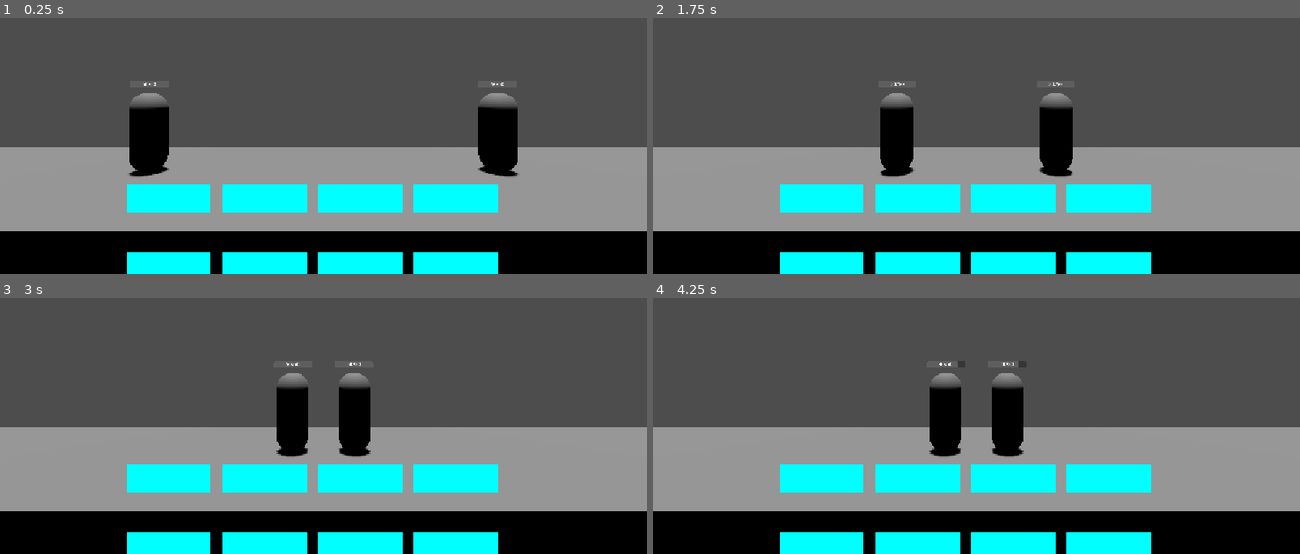
Above: before the commit, frames 1-4 (two rows, left to right).
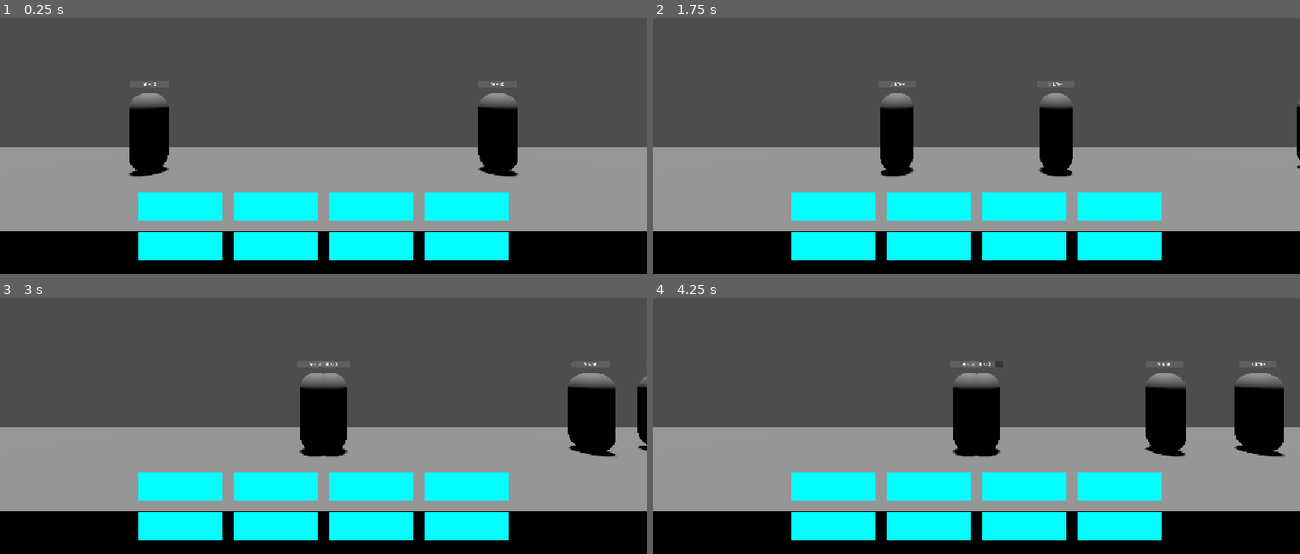
Above: after the commit, the same moments.

Repository: sheepdotcom/tbb-recreation
Game: Godot game, scene res://main.tscn
Two runs of this game, one before a commit and one after it. Both use one fixed random seed, a clock stepped at 60 frames per second and the inputs below.
Inputs (mouse positions are in pixels of both pictures, inside the frame that each line leads up to):
- Up to frame 1 (0.25 s): no input
- Up to frame 2 (1.75 s): click (834, 207) at 0.52 s; click (931, 207) at 1.27 s
- Up to frame 3 (3 s): click (368, 487) at 2.02 s; click (465, 487) at 2.77 s
- Up to frame 4 (4.25 s): click (834, 525) at 3.52 s

The runs differ from the first frame. In frame 1, 12% of the frame differs, in the area x 19-79%, y 64-100%; in frame 2, 12%; in frame 3, 18%; in frame 4, 20%, in the area x 19-98%, y 24-100%.
Error after the commit: Out of bounds get index '7' (on base: 'Dictionary[int, BattlerStats]') (res://battler_enums.gd:63)

Commit message:
lets go unit spawning

Diff:
--- a/base.tscn
+++ b/base.tscn
@@ -13,20 +13,20 @@
 [sub_resource type="BoxShape3D" id="BoxShape3D_21bcp"]
 size = Vector3(9, 9, 9)
 
-[node name="Base" type="StaticBody3D"]
+[node name="Base" type="StaticBody3D" unique_id=981968376]
 script = ExtResource("1_rpg24")
 
-[node name="CollisionShape3D" type="CollisionShape3D" parent="."]
+[node name="CollisionShape3D" type="CollisionShape3D" parent="." unique_id=1030657107]
 shape = SubResource("BoxShape3D_g5ejs")
 
-[node name="MeshInstance3D" type="MeshInstance3D" parent="."]
+[node name="MeshInstance3D" type="MeshInstance3D" parent="." unique_id=1912890302]
 mesh = SubResource("BoxMesh_rpg24")
 
-[node name="HealthComponent" parent="." node_paths=PackedStringArray("parent") instance=ExtResource("3_8rhti")]
+[node name="HealthComponent" parent="." unique_id=1989850966 node_paths=PackedStringArray("parent") instance=ExtResource("3_8rhti")]
 transform = Transform3D(1, 0, 0, 0, 1, 0, 0, 0, 1, 0, 6, 0)
 parent = NodePath("..")
 
-[node name="HitboxComponent" parent="." node_paths=PackedStringArray("parent", "health_component") instance=ExtResource("4_ohhpf")]
+[node name="HitboxComponent" parent="." unique_id=1867306 node_paths=PackedStringArray("parent", "health_component") instance=ExtResource("4_ohhpf")]
 parent = NodePath("..")
 health_component = NodePath("../HealthComponent")
 shape = SubResource("BoxShape3D_21bcp")
--- a/battler.gd
+++ b/battler.gd
@@ -45,6 +45,9 @@
 # most likely be a 3 frame after pre windup windup or something idk
 # sword battler has no pre windup, he instantly attacks (animation bugs a little though)
 
+# magnification determines the multiplier for certain stats ONLY when updating id
+var magnification := 1.0
+
 var is_untargettable := false:
 	set(value):
 		is_untargettable = value
@@ -65,10 +68,8 @@
 		is_dying = value
 		_update_untargettable()
 
-# disables this things attack function, letting the battler's component handle the entire attack function
-var uses_custom_attack := false:
-	set(value):
-		uses_custom_attack = value
+# connecting to this disables the default attack/move function, letting the battler's component handle it all
+signal on_physics_process(delta: float)
 
 var abilities: int = 0 # abilities (bit flag)
 
@@ -115,14 +116,13 @@
 	_update_id()
 	_update_is_enemy()
 	_update_attack_range()
-	_update_max_health()
 	_update_untargettable()
 
 
 func _physics_process(_delta: float) -> void:
 	if is_dying:
 		velocity = Vector3.ZERO
-	else:
+	elif !on_physics_process.has_connections():
 		# for movement later do something with vectors and also handle walkspeed (de)buffs
 		# (later) basically assume left is the direction we want to go and apply stuff
 		# (later) then apply is_enemy onto it so enemies go right
@@ -136,6 +136,8 @@
 				attack_timer.stop()
 
 			velocity = _physics_not_attacking()
+	else:
+		on_physics_process.emit()
 	move_and_slide()
 
 
@@ -214,16 +216,20 @@
 # can also be used for updating is_alt due to alt forms basically being a separate battler
 func _update_id():
 	# TODO: remove these when a proper spawning function is in place that handles stats itself and not in here i guess?
-	max_health = BattlerEnums.get_health(id)
-	armor = BattlerEnums.get_armor(id)
+	max_health = int(BattlerEnums.get_health(id) * magnification)
+	armor = int(BattlerEnums.get_armor(id) * magnification)
 	resistance = BattlerEnums.get_resistance(id)
-	damage = BattlerEnums.get_damage(id)
+	damage = int(BattlerEnums.get_damage(id) * magnification)
 	attack_rate = BattlerEnums.get_attack_rate(id)
 	attack_range = BattlerEnums.get_attack_range(id)
 	walkspeed = BattlerEnums.get_walkspeed(id)
 	windup = BattlerEnums.get_windup(id)
 	pre_windup = BattlerEnums.get_pre_windup(id)
 
+	if health_component != null:
+		health_component.max_health = max_health
+		health_component.health = max_health
+
 	if attack_component != null:
 		attack_component.queue_free()
 
@@ -259,6 +265,9 @@
 
 
 func _on_attack_timer_timeout() -> void:
+	if is_dying:
+		return
+
 	match attacking_state:
 		AttackingState.PRE_WINDUP:
 			if range_detector.is_an_enemy_in_range():
--- a/battler.tscn
+++ b/battler.tscn
@@ -20,6 +20,7 @@
 radius = 3.0
 
 [node name="Battler" type="CharacterBody3D" unique_id=577338451]
+collision_layer = 2
 script = ExtResource("1_7jvhn")
 damage = 10
 
--- a/game.gd
+++ b/game.gd
@@ -7,12 +7,22 @@
 		assert(value != null)
 		parent = value
 
+@export var friendly_base: Base:
+	set(value):
+		assert(value != null)
+		friendly_base = value
+
+@export var enemy_base: Base:
+	set(value):
+		assert(value != null)
+		enemy_base = value
+
 @export var stage_select_container: Container:
 	set(value):
 		assert(value != null)
 		stage_select_container = value
 
-@export var unit_container: Node2D:
+@export var unit_container: Control:
 	set(value):
 		assert(value != null)
 		unit_container = value
@@ -25,7 +35,20 @@
 # save what stage you are on in each chapter so game feel better idk?
 var saved_stages: Dictionary[GameEnums.Chapter, int] = {}
 
-var in_stage := false
+var in_stage := true
+
+var saved_battler_levels: Dictionary[BattlerEnums.ID, int] = {}
+
+var loadout: Array[int] = [
+	BattlerEnums.ID.BATTLER,
+	BattlerEnums.ID.TROWEL_BATTLER,
+	BattlerEnums.ID.SWORD_BATTLER,
+	0,
+	0,
+	0,
+	0,
+	0,
+]
 
 var battler_scene = preload("res://battler.tscn")
 
@@ -40,6 +63,10 @@
 		# auto add every chapter with a saved stage of 1, except if the export vars are set to some value use that for that specific chapter
 		saved_stages[v] = stage if v == chapter else 1
 
+	# TODO: store info someone and retrieve later idk im not doing file storage yet
+	for v in BattlerEnums.ID.values():
+		saved_battler_levels[v] = 1
+
 	add_unit_buttons()
 
 
@@ -47,13 +74,13 @@
 func fill_stage_select_container():
 	# TODO: figure out what the best way to store EVERY SINGLE STAGE (name, magnification, enemy cycle oh no)
 	for i in range(30):
-		var button = BaseButton.new()
+		var button := BaseButton.new()
 		button.custom_minimum_size = Vector2(100, 100)
 		button.size_flags_horizontal = Control.SIZE_SHRINK_CENTER
 		button.size_flags_vertical = Control.SIZE_SHRINK_CENTER
 
 		# TODO: Add a texture or something
-		var rect = ColorRect.new()
+		var rect := ColorRect.new()
 		rect.size = Vector2(100, 100)
 		rect.color = Color(1, 1, 1, 1) if i%2==0 else Color(0, 0, 0, 1)
 
@@ -66,31 +93,64 @@
 	var button_spacing = Vector2(20, 20)
 	var container_half_height = 100
 
+	Input.mouse_mode = Input.MOUSE_MODE_VISIBLE
+
 	for i in range(8):
-		var button = BaseButton.new()
+		var button := BaseButton.new()
 		button.custom_minimum_size = button_size
-		button.size_flags_horizontal = Control.SIZE_SHRINK_CENTER
-		button.size_flags_vertical = Control.SIZE_SHRINK_CENTER
+		#button.size_flags_horizontal = Control.SIZE_SHRINK_CENTER
+		#button.size_flags_vertical = Control.SIZE_SHRINK_CENTER
 
-		button.position.x = ((button_size.x + button_spacing.x) * ((i % 4) - 2)) - (button_spacing.x / 2)
+		button.position.x = ((button_size.x + button_spacing.x) * ((i % 4) - 2)) + (button_spacing.x / 2) + (unit_container.size.x / 2)
 		@warning_ignore("integer_division") # stupid you need this ugh
-		button.position.y = -container_half_height + ((((i / 4) * 2) - 1) * (button_size.y + (button_spacing.y / 2)))
+		button.position.y = (unit_container.size.y - (button_size.y * 2) - (button_spacing.y / 2)) + ((((i / 4) * 2) - 1) * ((button_size.y / 2) + (button_spacing.y / 2)))
 
-		var rect = ColorRect.new()
+		var rect := ColorRect.new()
 		rect.size = button_size
 		rect.color = Color.AQUA
+
+		# insane, no, crazy, or crazy+, whatever, idk wanted to say something fe2 related or something? (44 day streak as of writing this)
+		rect.mouse_filter = Control.MOUSE_FILTER_IGNORE
+
+		button.button_up.connect(spawn_unit_from_loadout.bind(i))
 
 		button.add_child(rect)
 		unit_container.add_child(button)
 
 
-func spawn_unit(id: BattlerEnums.ID, is_enemy: bool):
+func level_to_magnification(level: int) -> float:
+	return 1 + ((level - 1) * 0.2)
+
+
+func spawn_unit_from_loadout(num: int):
+	if num < 0 || num > 7:
+		return
+
+	var id := loadout[num]
+
+	if id in BattlerEnums.ID.values():
+		var level = level_to_magnification(saved_battler_levels[id])
+		spawn_unit(id, false, level)
+
+
+func spawn_unit(id: BattlerEnums.ID, is_enemy: bool, magnification := 1.0):
+	if !in_stage:
+		return
+
 	var battler: Battler = battler_scene.instantiate()
 
 	battler.is_enemy = is_enemy
 	battler.id = id
+	battler.magnification = magnification
 
 	parent.add_child(battler)
+
+	# TODO: Deployed Elsewhere should not be an ability
+	if (battler.abilities & BattlerEnums.Abilities.DEPLOYED_ELSEWHERE) == 0:
+		if is_enemy:
+			battler.position.x = enemy_base.position.x + 8
+		else:
+			battler.position.x = friendly_base.position.x - 8
 
 
 func _on_viewport_size_changed():
--- a/health_component.gd
+++ b/health_component.gd
@@ -42,7 +42,7 @@
 		if parent is Battler:
 			pass
 		elif parent is Base:
-			if other.abilities.has(BattlerEnums.Abilities.BASE_DESTROYER):
+			if other.abilities & BattlerEnums.Abilities.BASE_DESTROYER:
 				amt *= 3.0
 
 	health = health - round(amt) # TODO: test if .5 rounds up or down (tbb does something wierd i think idk)
--- a/main.tscn
+++ b/main.tscn
@@ -14,8 +14,10 @@
 [node name="Main" type="Node3D" unique_id=1660283457]
 metadata/_custom_type_script = "uid://dvf2e7obmiyv4"
 
-[node name="Game" parent="." unique_id=51641545 node_paths=PackedStringArray("parent", "stage_select_container", "unit_container") instance=ExtResource("2_7mycd")]
+[node name="Game" parent="." unique_id=51641545 node_paths=PackedStringArray("parent", "friendly_base", "enemy_base", "stage_select_container", "unit_container") instance=ExtResource("2_7mycd")]
 parent = NodePath("..")
+friendly_base = NodePath("../BaseFriendly")
+enemy_base = NodePath("../BaseEnemy")
 stage_select_container = NodePath("../StageSelectMenu/ScrollContainer/StageSelectContainer")
 unit_container = NodePath("../CanvasLayer/UnitContainer")
 
@@ -66,6 +68,13 @@
 theme_override_constants/separation = 8
 
 [node name="CanvasLayer" type="CanvasLayer" parent="." unique_id=1910531797]
+layer = 2
 
-[node name="UnitContainer" type="Node2D" parent="CanvasLayer" unique_id=1379139107]
-position = Vector2(576, 648)
+[node name="UnitContainer" type="Control" parent="CanvasLayer" unique_id=1264006198]
+layout_mode = 3
+anchors_preset = 15
+anchor_right = 1.0
+anchor_bottom = 1.0
+grow_horizontal = 2
+grow_vertical = 2
+mouse_filter = 2
Not shown: 1 places in base.tscn that only renumber resources
